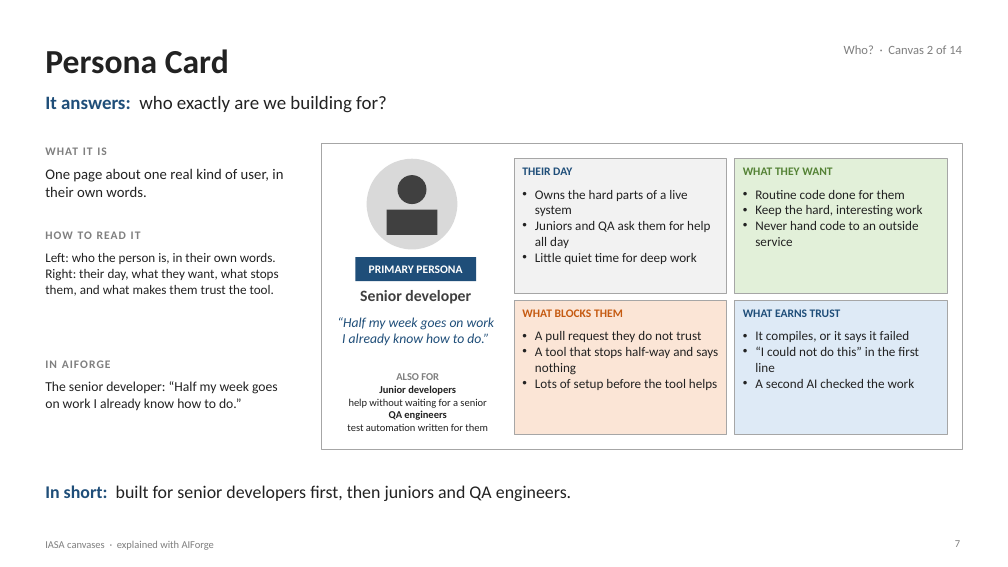
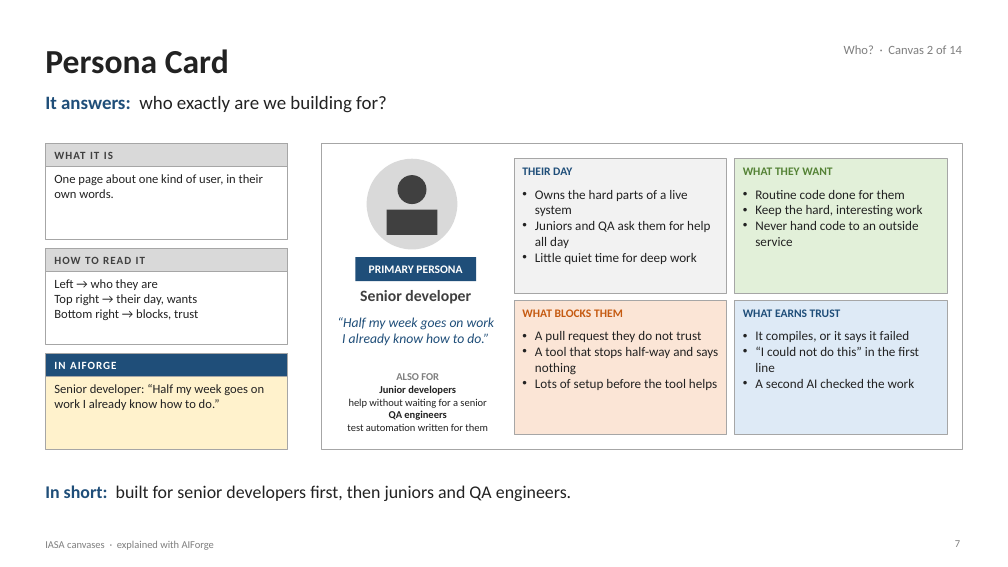
Before and after one commit to Manikanta-Reddy-Pasala/tools, a slide deck: slide 7 of course/iasa-aiforge/IASA-Canvases-with-AIForge.pptx. Drawn at 1008x567 pixels with LibreOffice and Linux fonts; fonts in the diff are those of the drawing. Boxes give left, top, right and bottom in pixels: in the first picture for what was removed or moved away, otherwise in the second. Text is boxed around its words. In the diff, an @@ line names an element or a change of style, - is before the commit and + after.

```diff
--- a/course/iasa-aiforge/IASA-Canvases-with-AIForge.pptx
+++ b/course/iasa-aiforge/IASA-Canvases-with-AIForge.pptx
@@ rectangle added at (x1=45, y1=144, x2=287, y2=240), fill #FFFFFF, outline #A6A6A6 0.75 pt @@
@@ rectangle added at (x1=45, y1=144, x2=287, y2=166), fill #D9D9D9, outline #A6A6A6 0.75 pt @@
@@ text "WHAT IT IS" moved from (x1=45, y1=147, x2=107, y2=155) to (x1=54, y1=152, x2=113, y2=159) @@
@@ text "WHAT IT IS" at (x1=54, y1=152, x2=113, y2=159): size 11 to 10.5 pt, text colour #7F7F7F to #404040; vertical alignment top to middle @@
@@ text at (x1=54, y1=174, x2=263, y2=198): text changed; size 14 to 12 pt @@
-One page about one real kind of user, in their own words.
+One page about one kind of user, in their own words.
@@ rectangle added at (x1=45, y1=249, x2=287, y2=345), fill #FFFFFF, outline #A6A6A6 0.75 pt @@
@@ rectangle added at (x1=45, y1=249, x2=287, y2=271), fill #D9D9D9, outline #A6A6A6 0.75 pt @@
@@ text "HOW TO READ IT" at (x1=54, y1=257, x2=145, y2=264): size 11 to 10.5 pt, text colour #7F7F7F to #404040; vertical alignment top to middle @@
@@ text "HOW TO READ IT" moved from (x1=45, y1=231, x2=141, y2=239) to (x1=54, y1=257, x2=145, y2=264) @@
@@ text at (x1=54, y1=279, x2=198, y2=320): text changed; size 12.5 to 12 pt @@
-Left: who the person is, in their own words. Right: their day, what they want, what stops them, and what makes them trust the tool.
+Left → who they are
+Top right → their day, wants
+Bottom right → blocks, trust
@@ rectangle added at (x1=45, y1=354, x2=287, y2=450), fill #FFF2CC, outline #A6A6A6 0.75 pt @@
@@ rectangle added at (x1=45, y1=354, x2=287, y2=377), fill #1F4E79, outline #A6A6A6 0.75 pt @@
@@ text "IN AIFORGE" moved from (x1=45, y1=360, x2=111, y2=368) to (x1=54, y1=361, x2=116, y2=369) @@
@@ text "IN AIFORGE" at (x1=54, y1=361, x2=116, y2=369): size 11 to 10.5 pt, text colour #7F7F7F to #FFFFFF; vertical alignment top to middle @@
@@ text at (x1=54, y1=384, x2=264, y2=410): text changed; size 13 to 12 pt @@
-The senior developer: “Half my week goes on work I already know how to do.”
+Senior developer: “Half my week goes on work I already know how to do.”
```
Also in this commit, not shown: 13 other slides changed, 2 other files.
